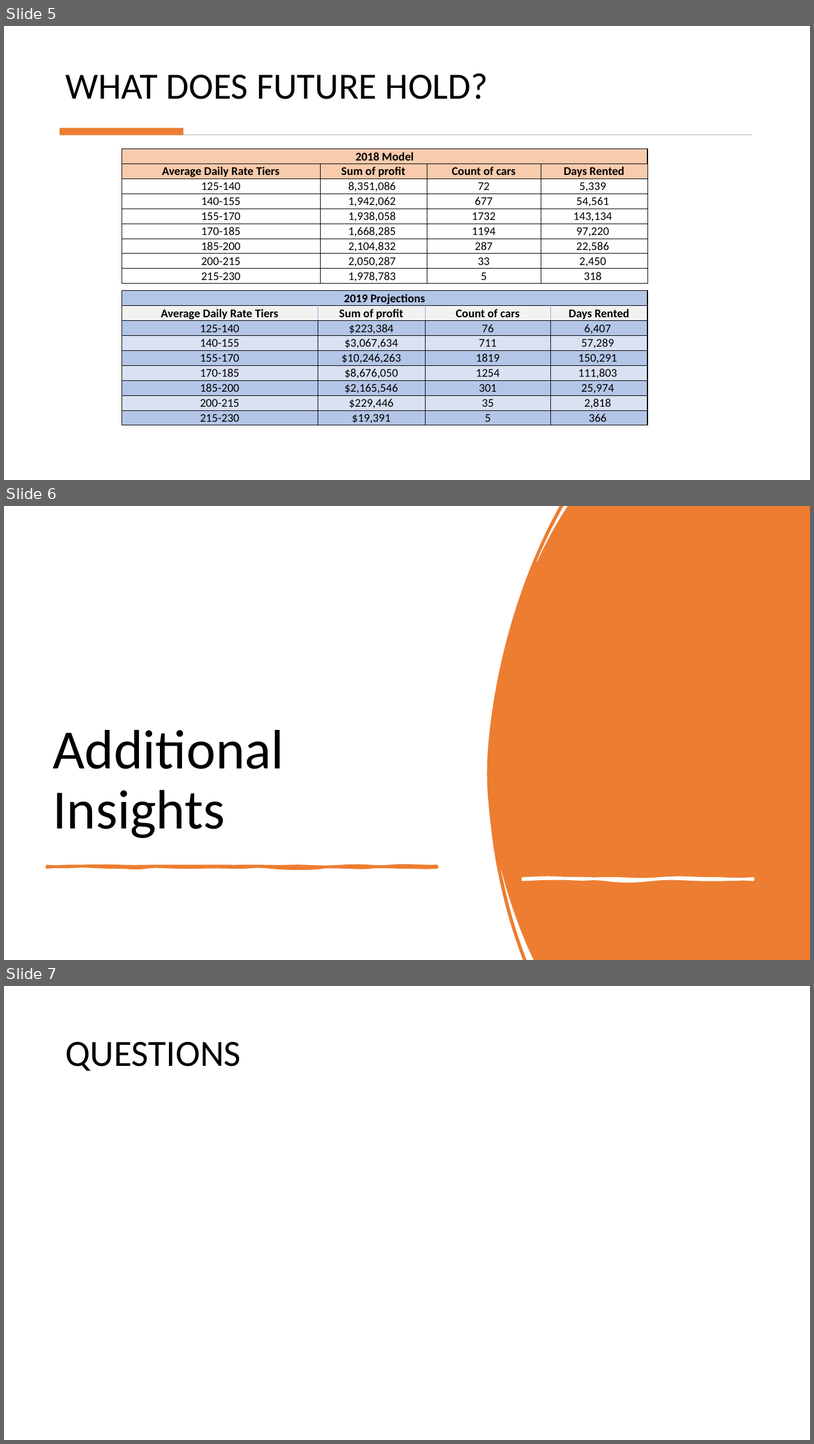
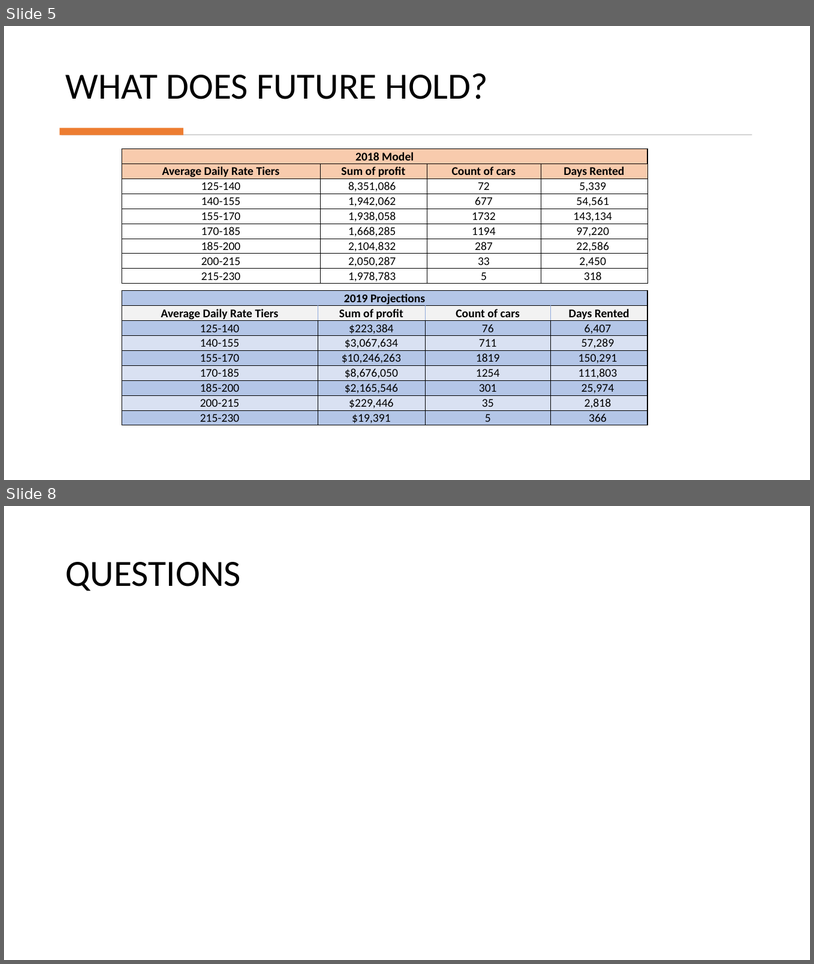
Before and after one commit to albaug/Lariat-car-rental, a slide deck: Lariat_rental.present.pptx. Shown one above the other, each under a label of ours: slides 5, 6 and 7 before the commit, slides 5 and 8 after it; the slides between them are not shown. The pictures are 814x1444 and 814x964 pixels, drawn with LibreOffice and Linux fonts; fonts in the diff are those of the drawing. Boxes give left, top, right and bottom in pixels: in the first picture for what was removed or moved away, otherwise in the second. Text is boxed around its words. In the diff, an @@ line names an element or a change of style, - is before the commit and + after.

```diff
--- a/Lariat_rental.present.pptx
+++ b/Lariat_rental.present.pptx
@@ slide 6 removed at bbox=[4, 506, 810, 960], background #FFFFFF @@
@@ freeform shape removed at bbox=[488, 506, 810, 960] @@
@@ title removed at bbox=[53, 730, 284, 838] @@
-Additional Insights
@@ freeform shape removed at bbox=[47, 866, 437, 867] @@
@@ freeform shape removed at bbox=[524, 878, 754, 879] @@
@@ what was slide 7 is now slide 8 @@
```
Also in this commit, not shown: 3 slides changed, 2 slides added.
